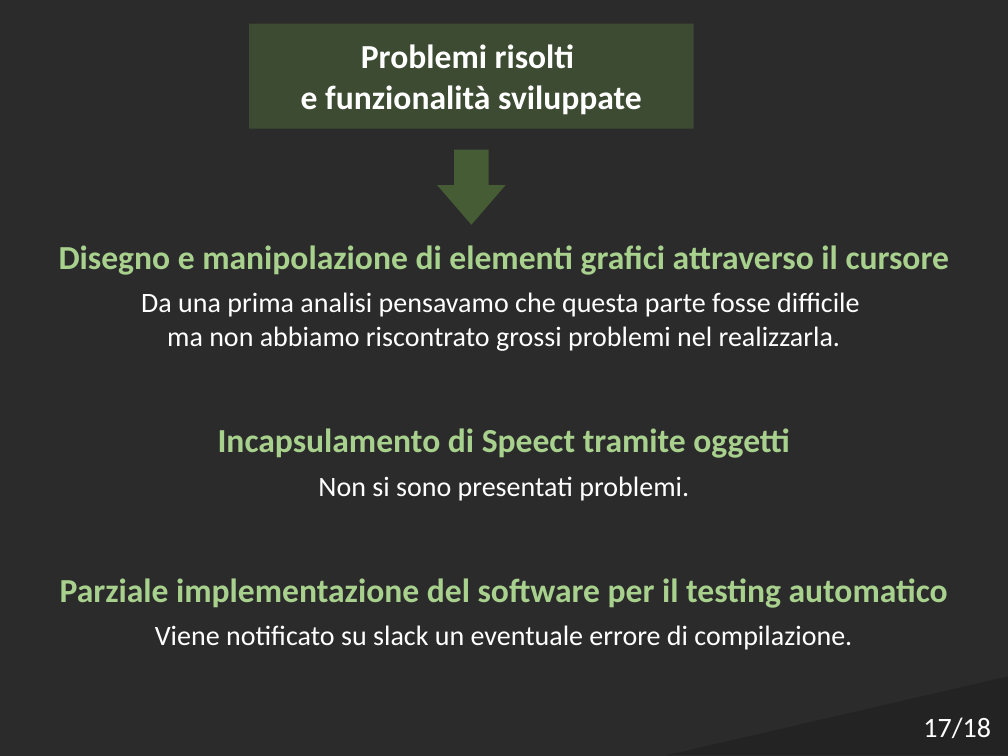
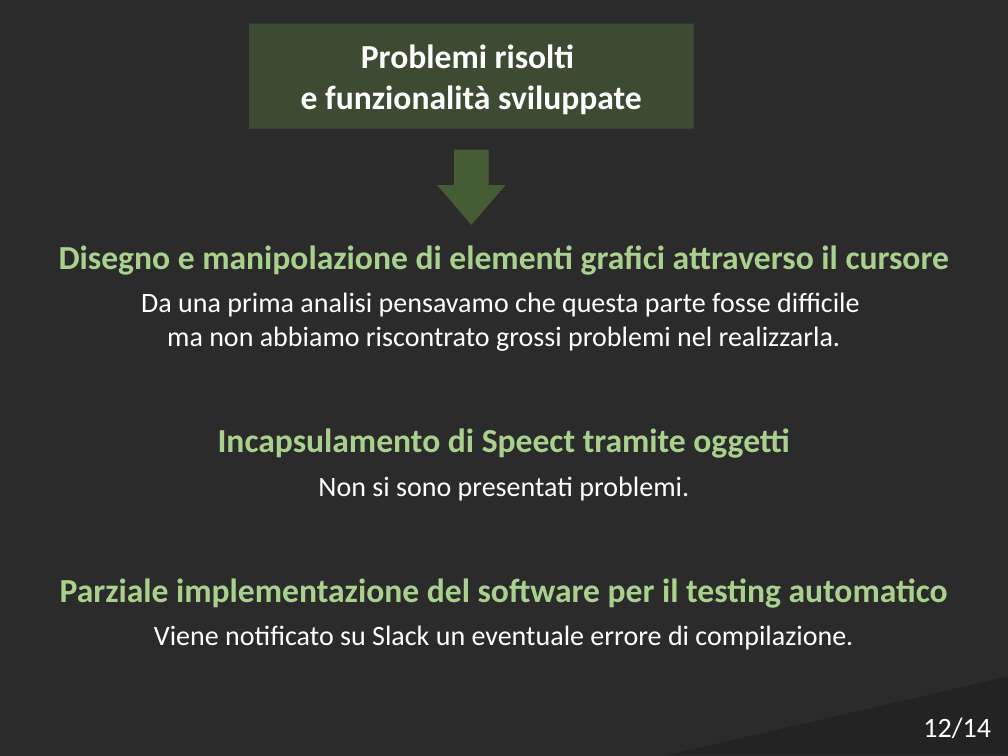
Before and after one commit to Italiaracerx/progettoSWE, a slide deck: slide 12 of Presentazioni/Presentazione TB 12-03-2018.pptx (slide 17 before the commit). Drawn at 1008x756 pixels with LibreOffice and Linux fonts; fonts in the diff are those of the drawing; background and template pictures are left out; a plain dark background stands for a picture behind light text. Boxes give left, top, right and bottom in pixels: in the first picture for what was removed or moved away, otherwise in the second. Text is boxed around its words. In the diff, an @@ line names an element or a change of style, - is before the commit and + after.

```diff
--- a/Presentazioni/Presentazione TB 12-03-2018.pptx
+++ b/Presentazioni/Presentazione TB 12-03-2018.pptx
@@ text at [154, 625, 853, 650]: text changed @@
-Viene notificato su slack un eventuale errore di compilazione.
+Viene notificato su Slack un eventuale errore di compilazione.
@@ text at [923, 717, 991, 738]: text changed @@
-17/18
+12/14
```
Also in this commit, not shown: 11 other slides changed, 5 slides removed.
